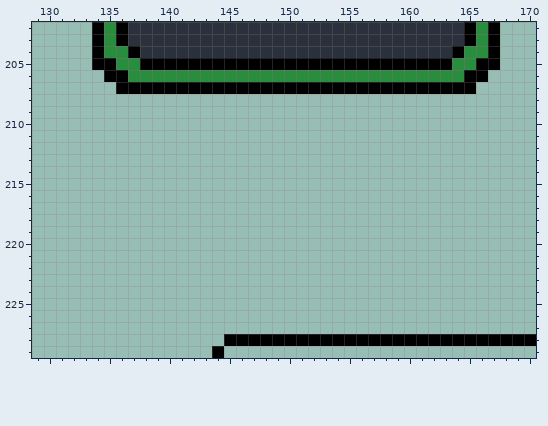
File history of a pixel-art file, Assets/Resources/Tileset.ase. This is how it looked before the edit.
400x400 pixels, 1 frame. Pixels under 10% opacity are left out. Colours within 5 levels of each other are drawn and written as one. Shown: x 129..170, y 202..229.
The same view after the edit:
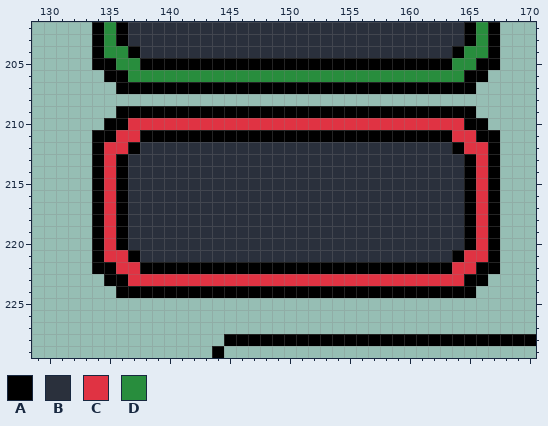
Palette (. is transparent): A #000000  B #2a303c  C #e03343  D #288d3d
The edit:
@@ x 129..170 @@
 208 ..........................................
-209 ..........................................
-210 ..........................................
-211 ..........................................
-212 ..........................................
-213 ..........................................
-214 ..........................................
-215 ..........................................
-216 ..........................................
-217 ..........................................
-218 ..........................................
-219 ..........................................
-220 ..........................................
-221 ..........................................
-222 ..........................................
-223 ..........................................
-224 ..........................................
+209 .......AAAAAAAAAAAAAAAAAAAAAAAAAAAAAA.....
+210 ......AACCCCCCCCCCCCCCCCCCCCCCCCCCCCAA....
+211 .....AACCAAAAAAAAAAAAAAAAAAAAAAAAAACCAA...
+212 .....ACCABBBBBBBBBBBBBBBBBBBBBBBBBBACCA...
+213 .....ACABBBBBBBBBBBBBBBBBBBBBBBBBBBBACA...
+214 .....ACABBBBBBBBBBBBBBBBBBBBBBBBBBBBACA...
+215 .....ACABBBBBBBBBBBBBBBBBBBBBBBBBBBBACA...
+216 .....ACABBBBBBBBBBBBBBBBBBBBBBBBBBBBACA...
+217 .....ACABBBBBBBBBBBBBBBBBBBBBBBBBBBBACA...
+218 .....ACABBBBBBBBBBBBBBBBBBBBBBBBBBBBACA...
+219 .....ACABBBBBBBBBBBBBBBBBBBBBBBBBBBBACA...
+220 .....ACABBBBBBBBBBBBBBBBBBBBBBBBBBBBACA...
+221 .....ACCABBBBBBBBBBBBBBBBBBBBBBBBBBACCA...
+222 .....AACCAAAAAAAAAAAAAAAAAAAAAAAAAACCAA...
+223 ......AACCCCCCCCCCCCCCCCCCCCCCCCCCCCAA....
+224 .......AAAAAAAAAAAAAAAAAAAAAAAAAAAAAA.....
 225 ..........................................
Pixel boxes of the changes (left, top, right, bottom) in both pictures:
added: (92, 106, 500, 298)
